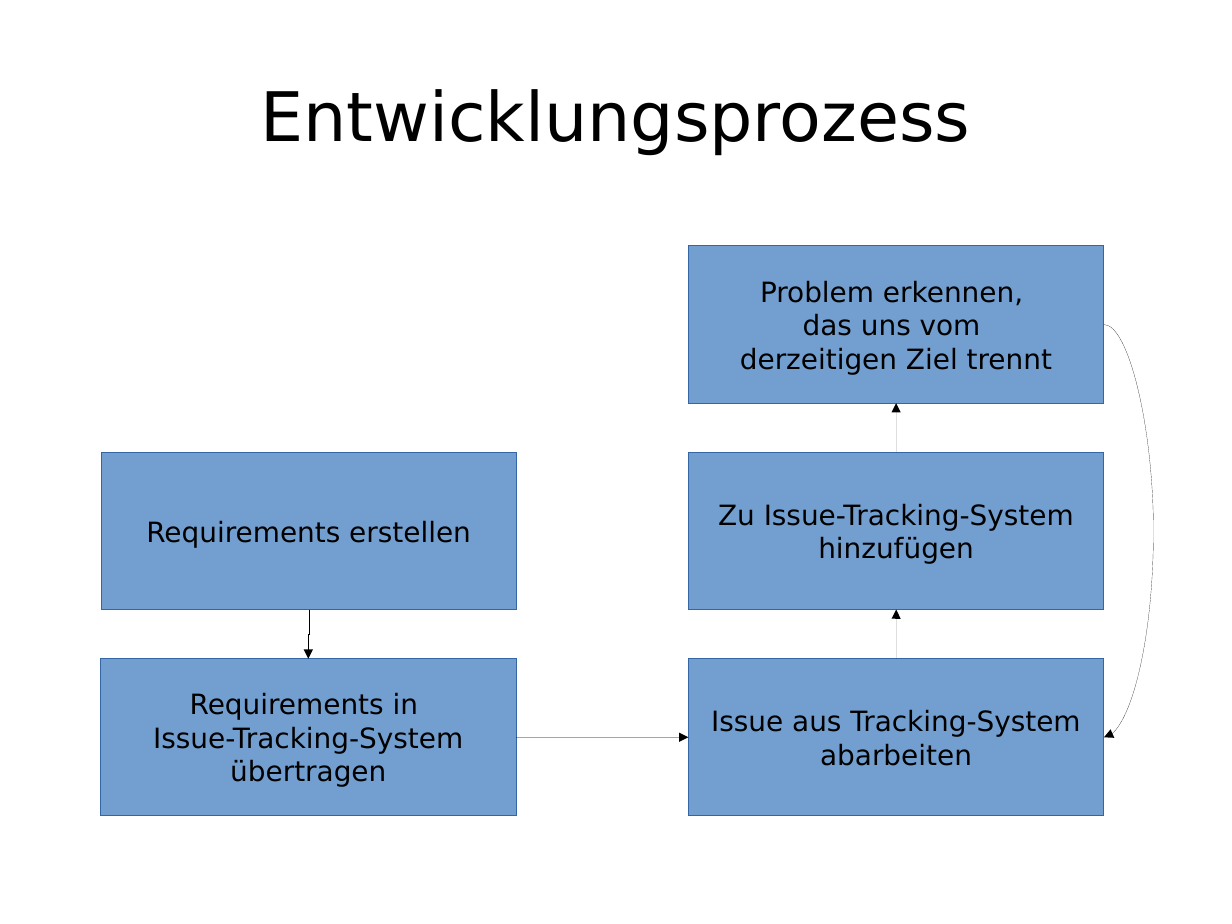
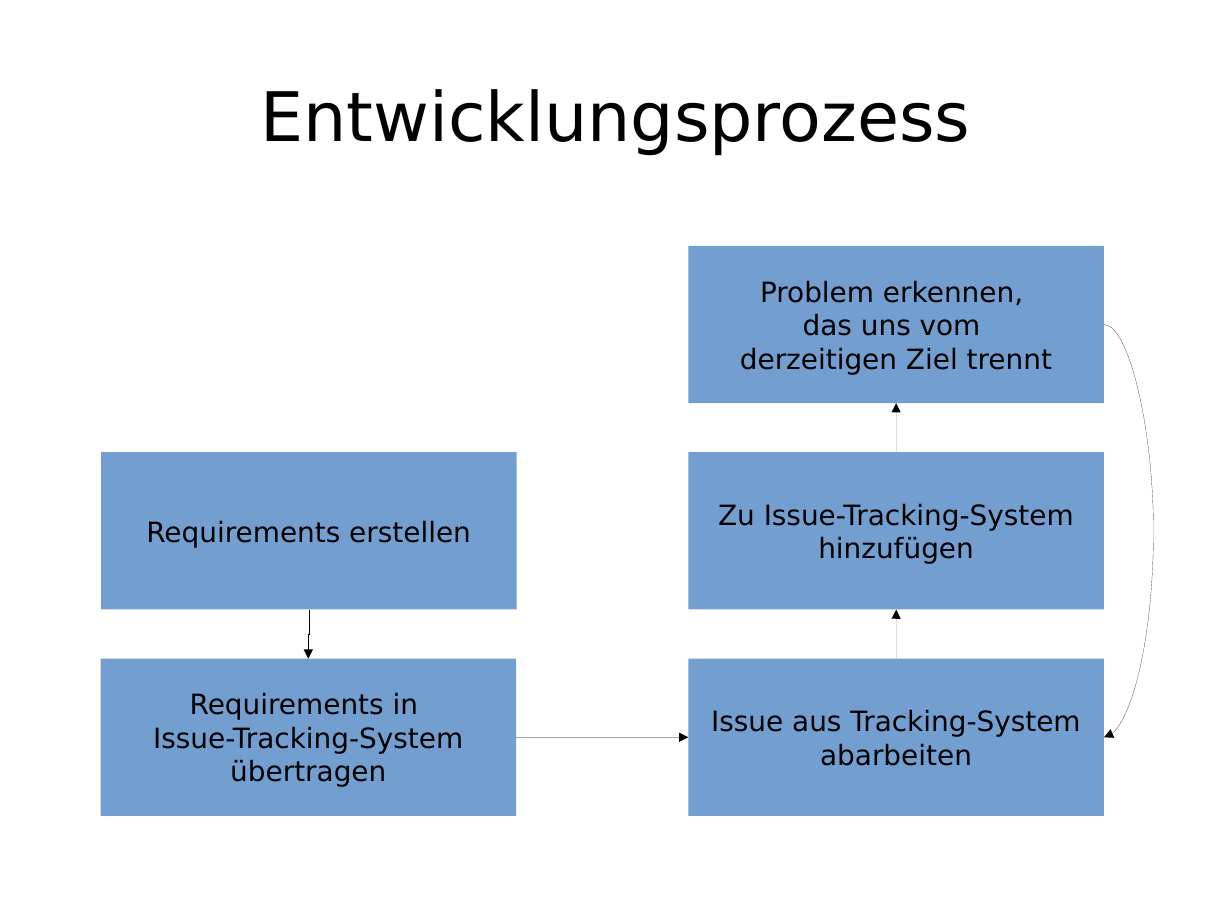
Before and after one commit to enra64/psychic-giggle, a slide deck: slide 9 of zwischenstand anfang dezember.odp. Drawn at 1232x924 pixels with LibreOffice and Linux fonts; fonts in the diff are those of the drawing. Boxes give left, top, right and bottom in pixels: in the first picture for what was removed or moved away, otherwise in the second. Text is boxed around its words. In the diff, an @@ line names an element or a change of style, - is before the commit and + after.

```diff
--- a/zwischenstand anfang dezember.odp
+++ b/zwischenstand anfang dezember.odp
@@ outline #3465A4 0 pt to none in 5 elements at (689,246,1105,404), (689,453,1105,610), (689,658,1105,816), (101,658,517,816), (101,453,517,610) @@
```
Also in this commit, not shown: 9 other slides changed.
